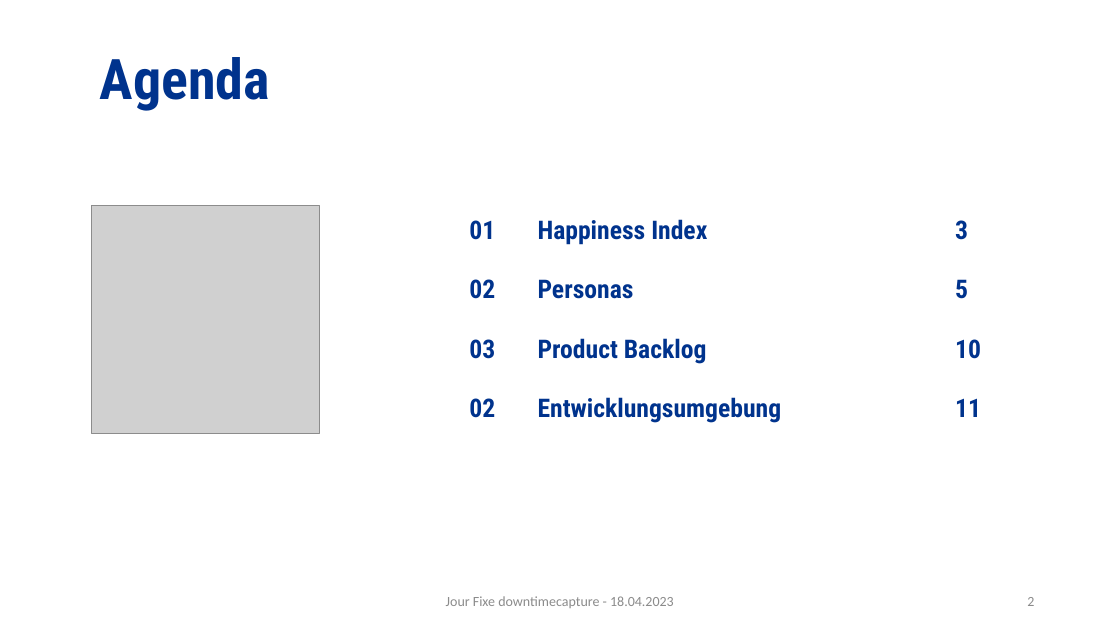
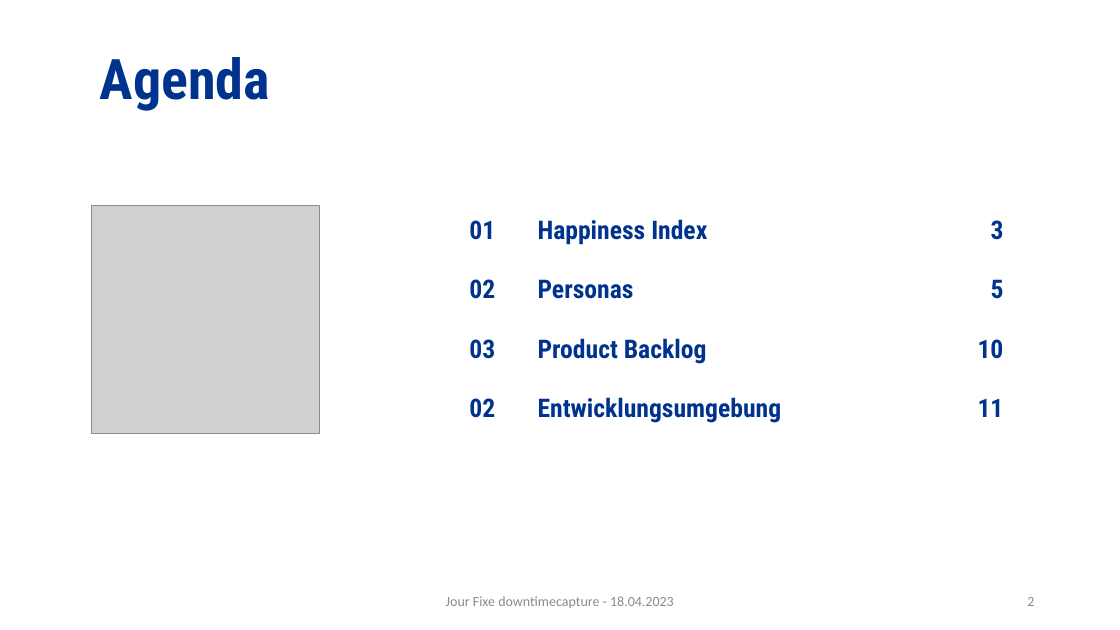
Before and after one commit to haelisa/dtc, a slide deck: slide 2 of project-docs/B_Präsentationen/JF_18.04.23_Präsentation_Ü2.pptx. Drawn at 1120x630 pixels with LibreOffice and Linux fonts; fonts in the diff are those of the drawing; grey boxes stand for pictures; background and template pictures are left out. Boxes give left, top, right and bottom in pixels: in the first picture for what was removed or moved away, otherwise in the second. Text is boxed around its words. In the diff, an @@ line names an element or a change of style, - is before the commit and + after.

```diff
--- a/project-docs/B_Präsentationen/JF_18.04.23_Präsentation_Ü2.pptx
+++ b/project-docs/B_Präsentationen/JF_18.04.23_Präsentation_Ü2.pptx
@@ table at box(461, 201, 1012, 439) @@
@@ alignment left to right @@
```
